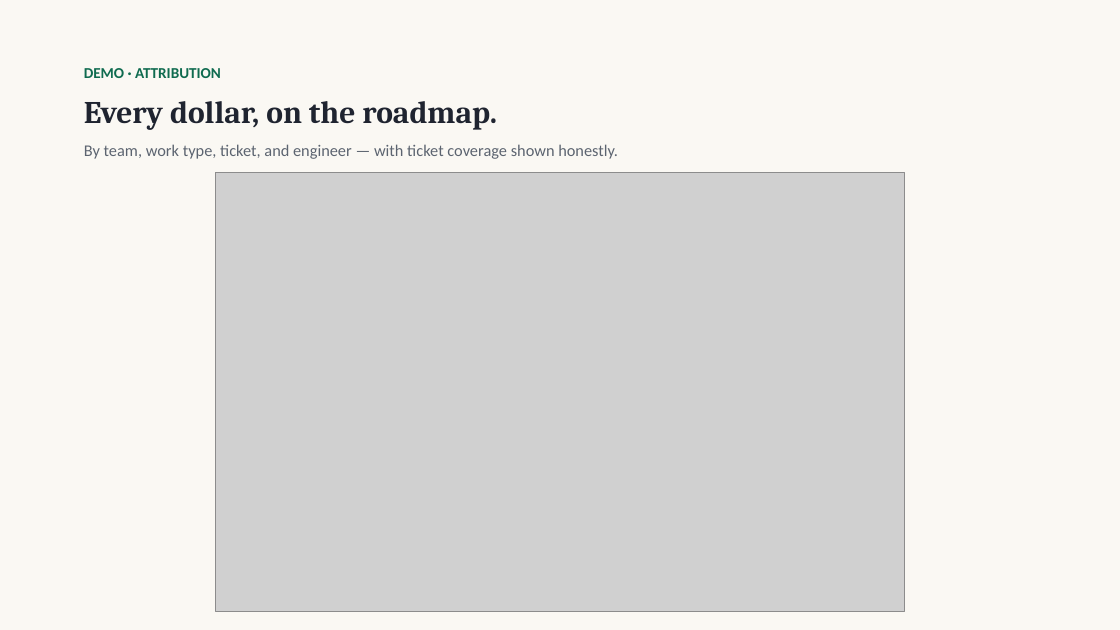
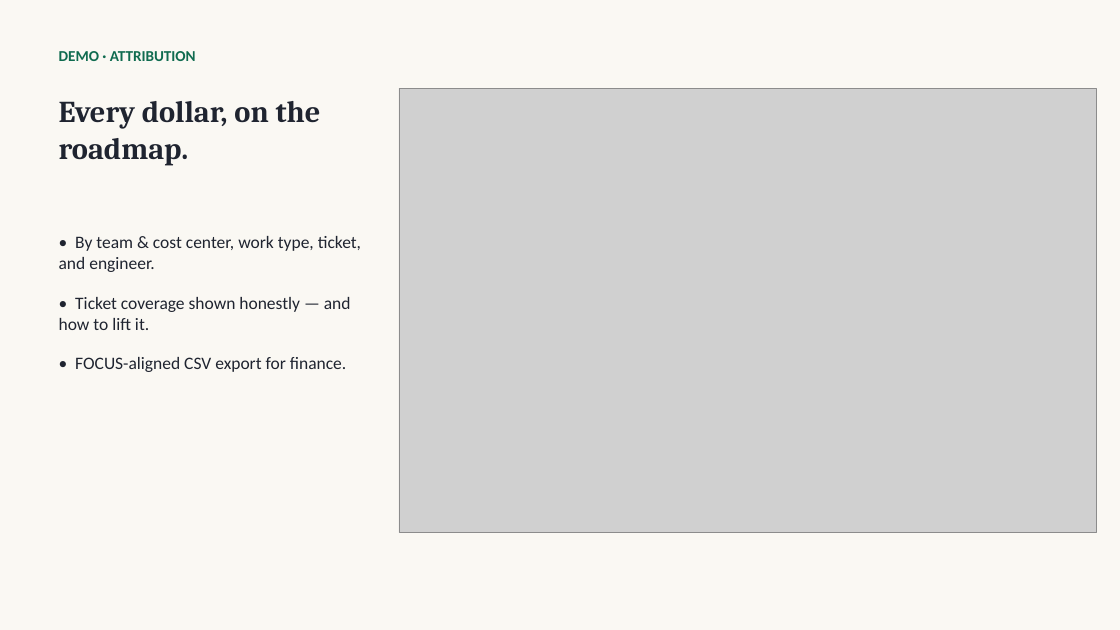
Before and after one commit to krethikram-sudo/options-bot, a slide deck: slide 6 of docs/mhbe-demo-deck.pptx. Drawn at 1120x630 pixels with LibreOffice and Linux fonts; fonts in the diff are those of the drawing; grey boxes stand for pictures. Boxes give left, top, right and bottom in pixels: in the first picture for what was removed or moved away, otherwise in the second. Text is boxed around its words. In the diff, an @@ line names an element or a change of style, - is before the commit and + after.

```diff
--- a/docs/mhbe-demo-deck.pptx
+++ b/docs/mhbe-demo-deck.pptx
@@ text "DEMO · ATTRIBUTION" moved from (x1=84, y1=68, x2=221, y2=78) to (x1=59, y1=51, x2=196, y2=61) @@
@@ text "Every dollar, on the roadmap." moved from (x1=84, y1=101, x2=497, y2=130) to (x1=59, y1=101, x2=321, y2=165) @@
@@ text "Every dollar, on the roadmap." at (x1=59, y1=101, x2=321, y2=165): size 27 to 26 pt @@
@@ picture resized from (x1=216, y1=172, x2=905, y2=612) to (x1=399, y1=88, x2=1096, y2=533) @@
@@ text at (x1=59, y1=236, x2=361, y2=372): text changed; size 14 to 15 pt; text colour #5C6470 to #1F2430 @@
-By team, work type, ticket, and engineer — with ticket coverage shown honestly.
+• By team & cost center, work type, ticket, and engineer.
+• Ticket coverage shown honestly — and how to lift it.
+• FOCUS-aligned CSV export for finance.
```
Also in this commit, not shown: 13 other slides changed, 2 other files.
